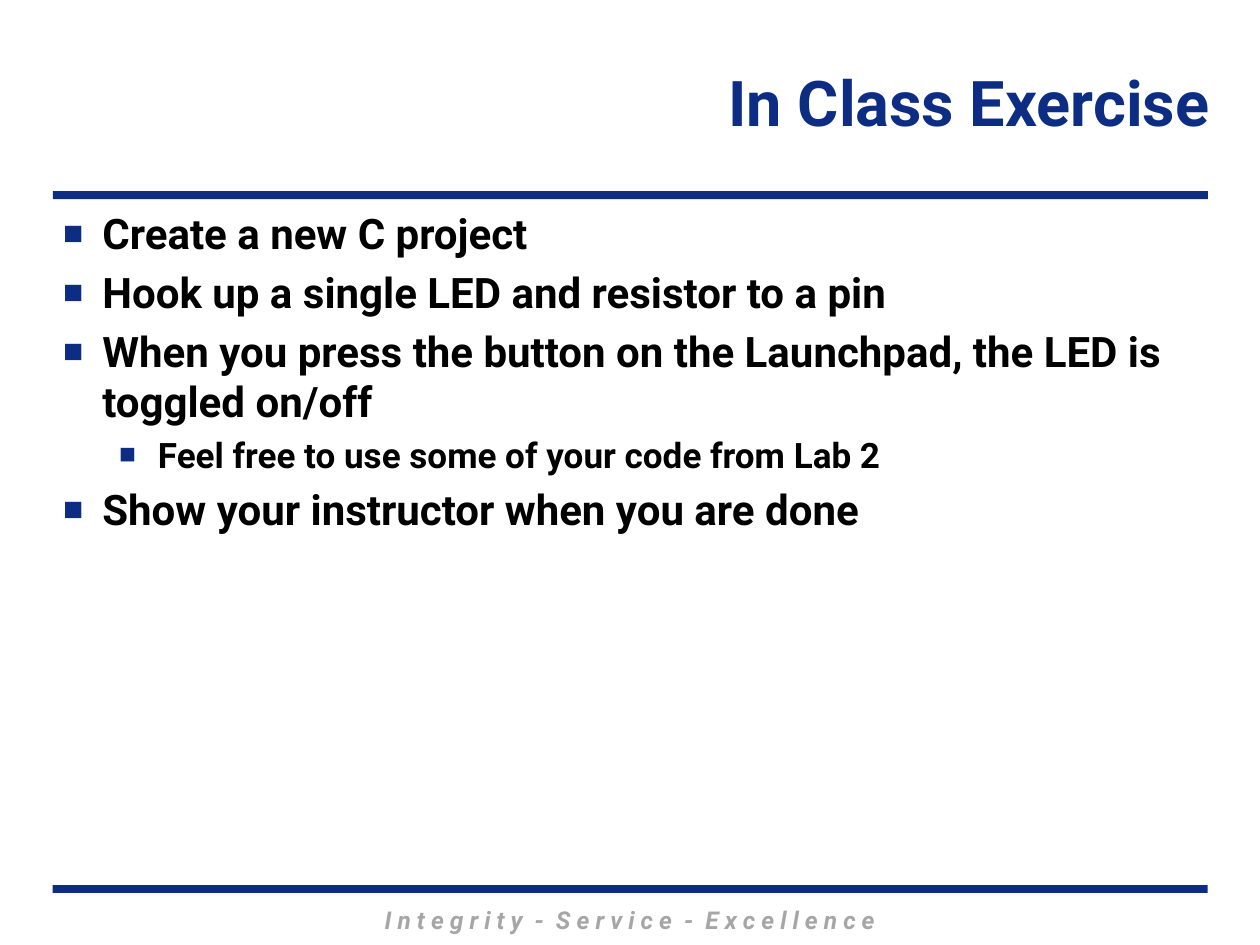
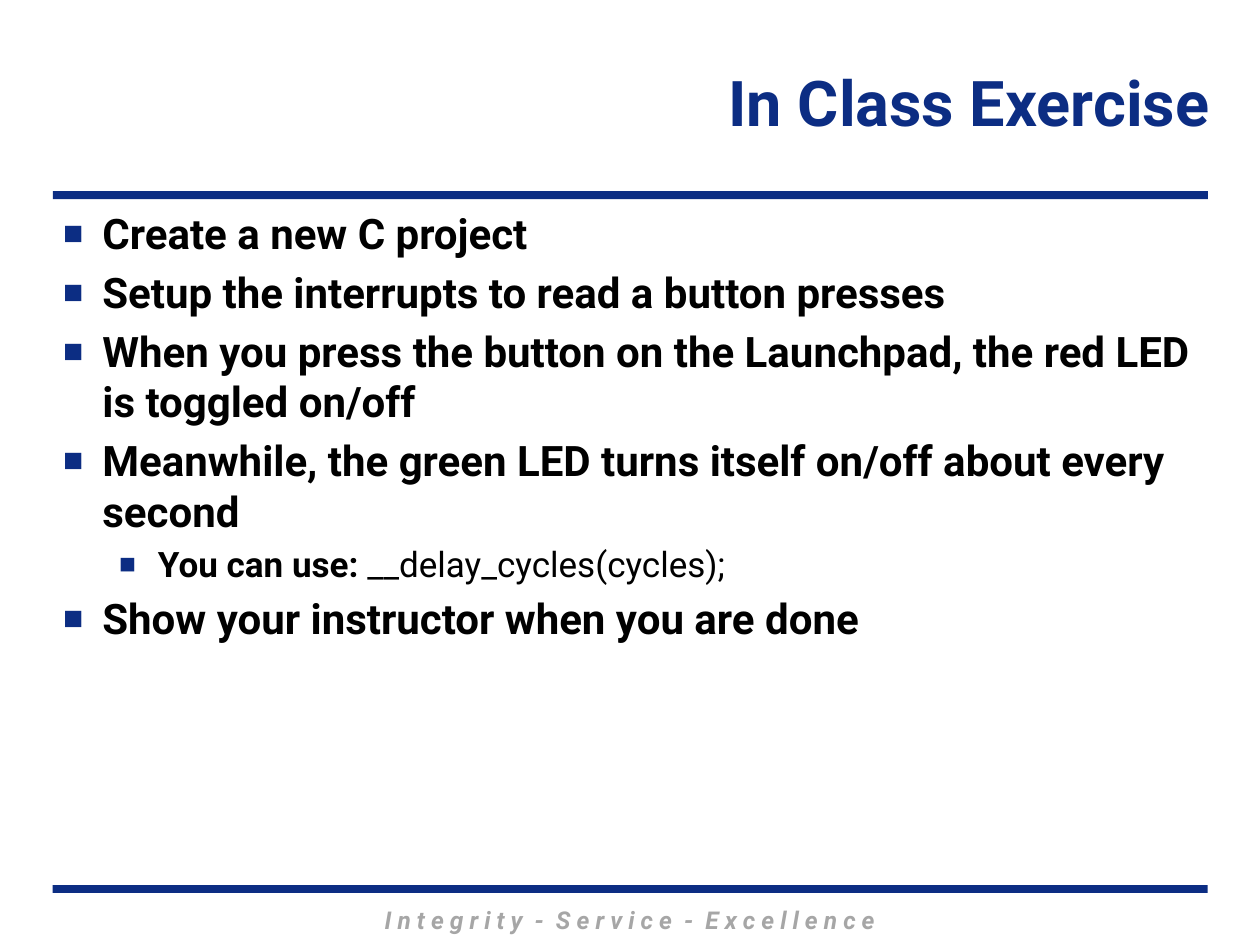
Before and after one commit to MarsUniversity/ECE382, a slide deck: slide 17 of source/lessons/lsn24-25/Lsn24-25.pptx (slide 16 before the commit). Drawn at 1260x945 pixels with LibreOffice and Linux fonts; fonts in the diff are those of the drawing; background and template pictures are left out. Boxes give left, top, right and bottom in pixels: in the first picture for what was removed or moved away, otherwise in the second. Text is boxed around its words. In the diff, an @@ line names an element or a change of style, - is before the commit and + after.

```diff
--- a/source/lessons/lsn24-25/Lsn24-25.pptx
+++ b/source/lessons/lsn24-25/Lsn24-25.pptx
@@ text at <box>102,276,1190,585</box>: text changed @@
-■ Hook up a single LED and resistor to a pin
-■ When you press the button on the Launchpad, the LED is toggled on/off
-  ■ Feel free to use some of your code from Lab 2
+■ Setup the interrupts to read a button presses
+■ When you press the button on the Launchpad, the red LED is toggled on/off
+■ Meanwhile, the green LED turns itself on/off about every second
+  ■ You can use: __delay_cycles(cycles);
```
Also in this commit, not shown: 2 other slides changed, 1 slide added, 4 other files.
